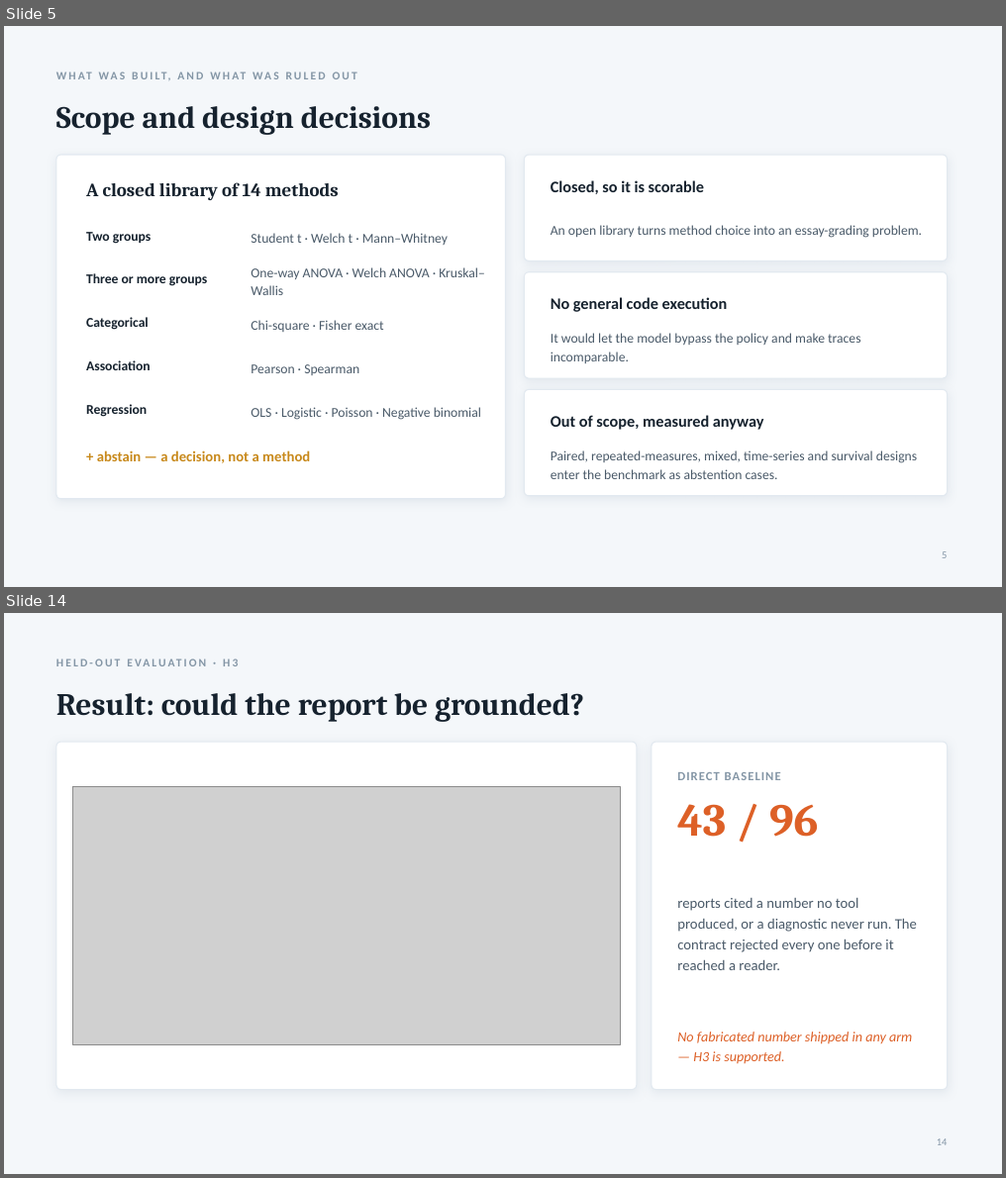
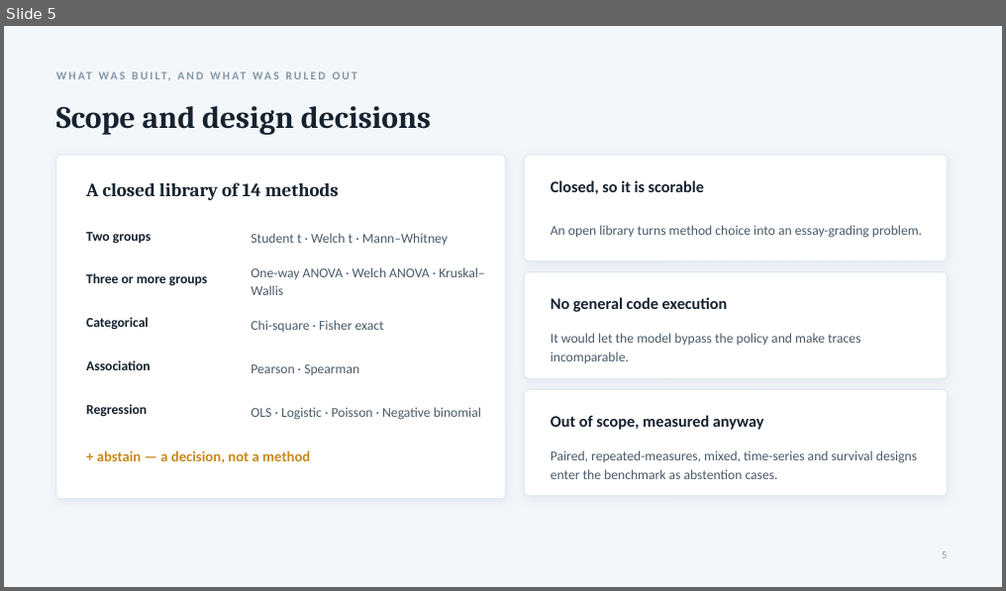
Before and after one commit to Vishal4507/AI_statistician, a slide deck: docs/AI_Statistician_Presentation.pptx. Shown one above the other, each under a label of ours: slides 5 and 14 before the commit, slide 5 after it; the slides between them are not shown. The pictures are 1006x1178 and 1006x591 pixels, drawn with LibreOffice and Linux fonts; fonts in the diff are those of the drawing; grey boxes stand for pictures. Boxes give left, top, right and bottom in pixels: in the first picture for what was removed or moved away, otherwise in the second. Text is boxed around its words. In the diff, an @@ line names an element or a change of style, - is before the commit and + after.

```diff
--- a/docs/AI_Statistician_Presentation.pptx
+++ b/docs/AI_Statistician_Presentation.pptx
@@ slide 14 removed at [4, 613, 1002, 1174], background #F4F7FA @@
@@ text removed at [56, 693, 584, 722] @@
-Result: could the report be grounded?
@@ rounded rectangle removed at [56, 742, 637, 1090] @@
@@ rounded rectangle removed at [651, 742, 947, 1090] @@
@@ picture removed at [73, 786, 620, 1046] @@
@@ text removed at [677, 772, 781, 780] @@
-DIRECT BASELINE
@@ text removed at [677, 804, 819, 837] @@
-43 / 96
@@ text removed at [677, 898, 917, 970] @@
-reports cited a number no tool produced, or a diagnostic never run. The contract rejected every one before it reached a reader.
@@ text removed at [677, 1032, 912, 1064] @@
-No fabricated number shipped in any arm — H3 is supported.
@@ text removed at [693, 1053, 709, 1061] @@
-HELD-OUT EVALUATION · H3
@@ text removed at [937, 1139, 947, 1146] @@
-14
```
Also in this commit, not shown: 6 slides changed, 5 slides added, 10 other slides removed, 14 other files.
